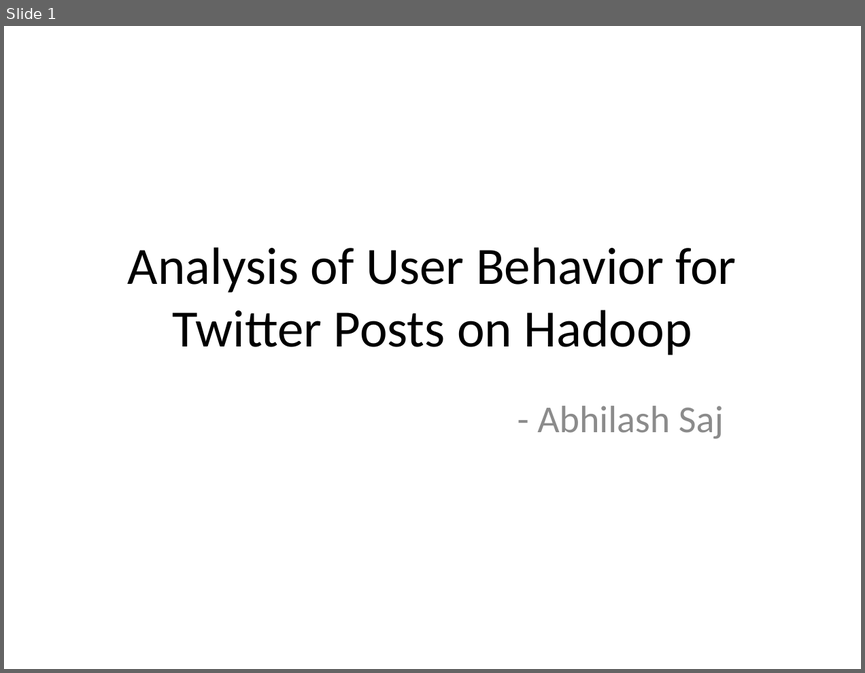
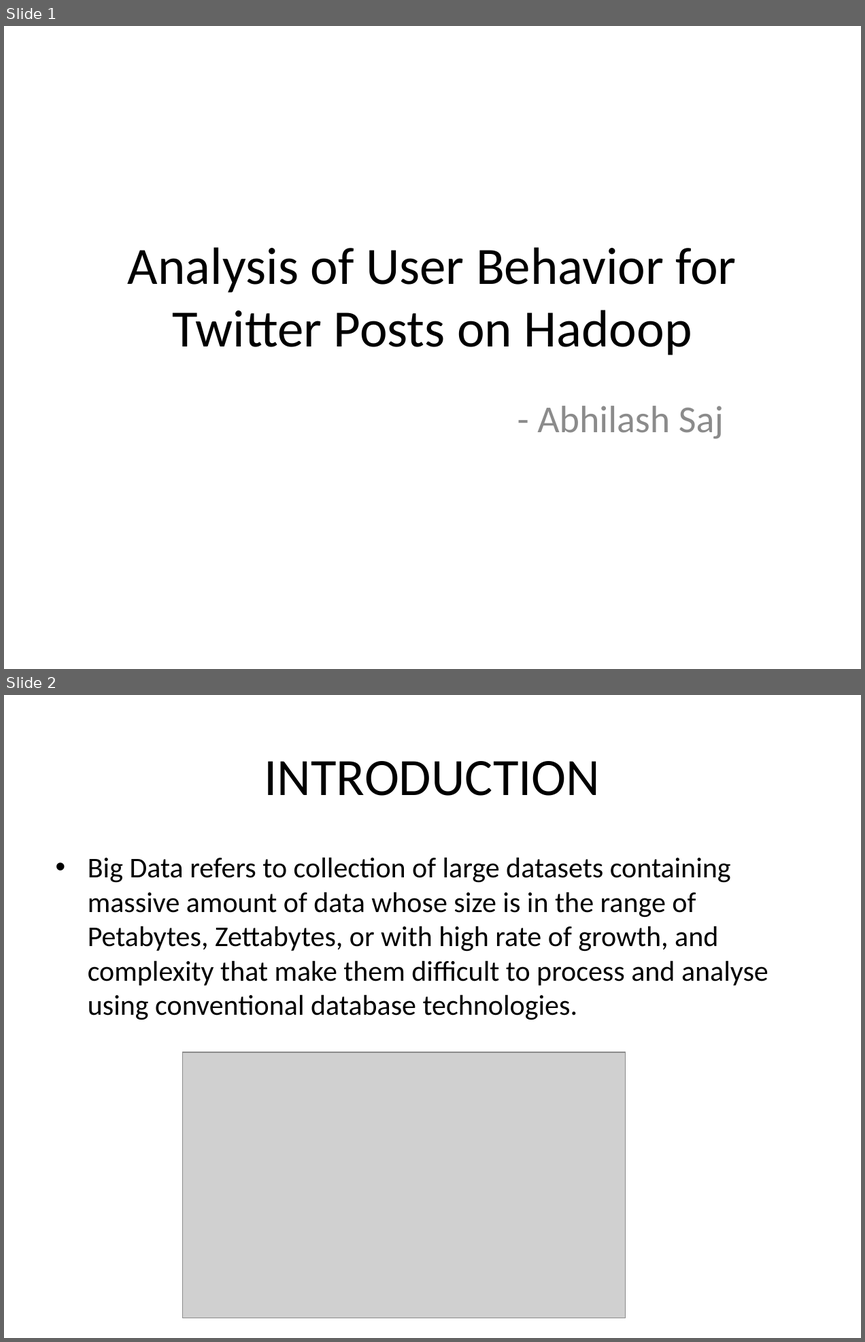
Before and after one commit to abhilashsaj/Big-Data-Analytics-and-Visualization, a slide deck: Paper 1/Paper Presentation.pptx. Shown one above the other, each under a label of ours: slide 1 before the commit, slides 1 and 2 after it. The pictures are 865x673 and 865x1342 pixels, drawn with LibreOffice and Linux fonts; fonts in the diff are those of the drawing; grey boxes stand for pictures. Boxes give left, top, right and bottom in pixels: in the first picture for what was removed or moved away, otherwise in the second. Text is boxed around its words. In the diff, an @@ line names an element or a change of style, - is before the commit and + after.

```diff
--- a/Paper 1/Paper Presentation.pptx
+++ b/Paper 1/Paper Presentation.pptx
@@ slide 2 added at box(4, 695, 861, 1338), background #FFFFFF @@
@@ title added at box(264, 761, 600, 796), 44 pt, text #000000 @@
+INTRODUCTION
@@ text added at box(88, 857, 768, 1020), 24 pt, text #000000 @@
+• Big Data refers to collection of large datasets containing massive amount of data whose size is in the range of Petabytes, Zettabytes, or with high rate of growth, and complexity that make them difficult to process and analyse using conventional database technologies.
@@ picture added at box(182, 1052, 626, 1318) @@
```
Also in this commit, not shown: 1 other slide added, 2 other files.
